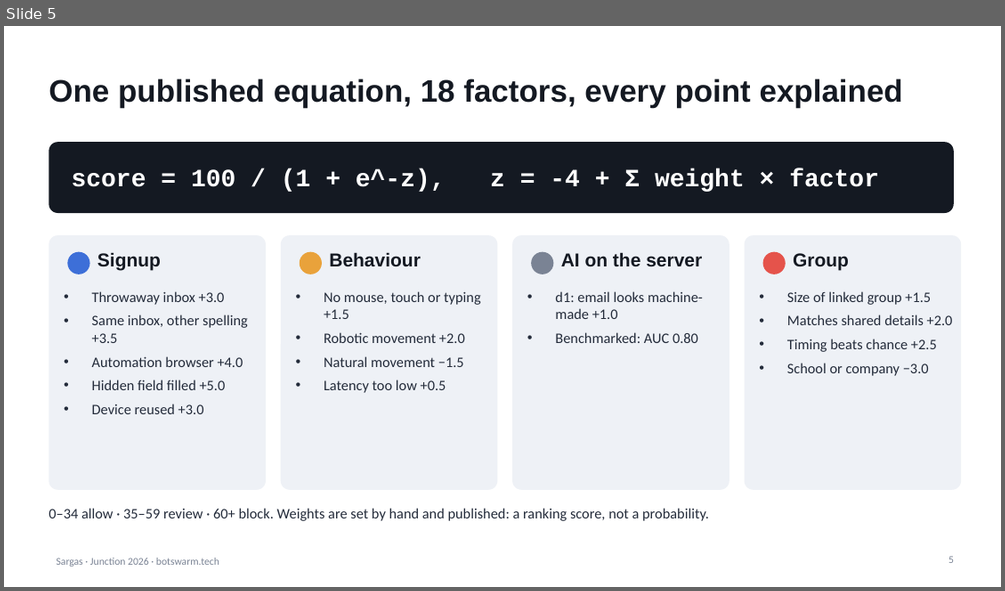
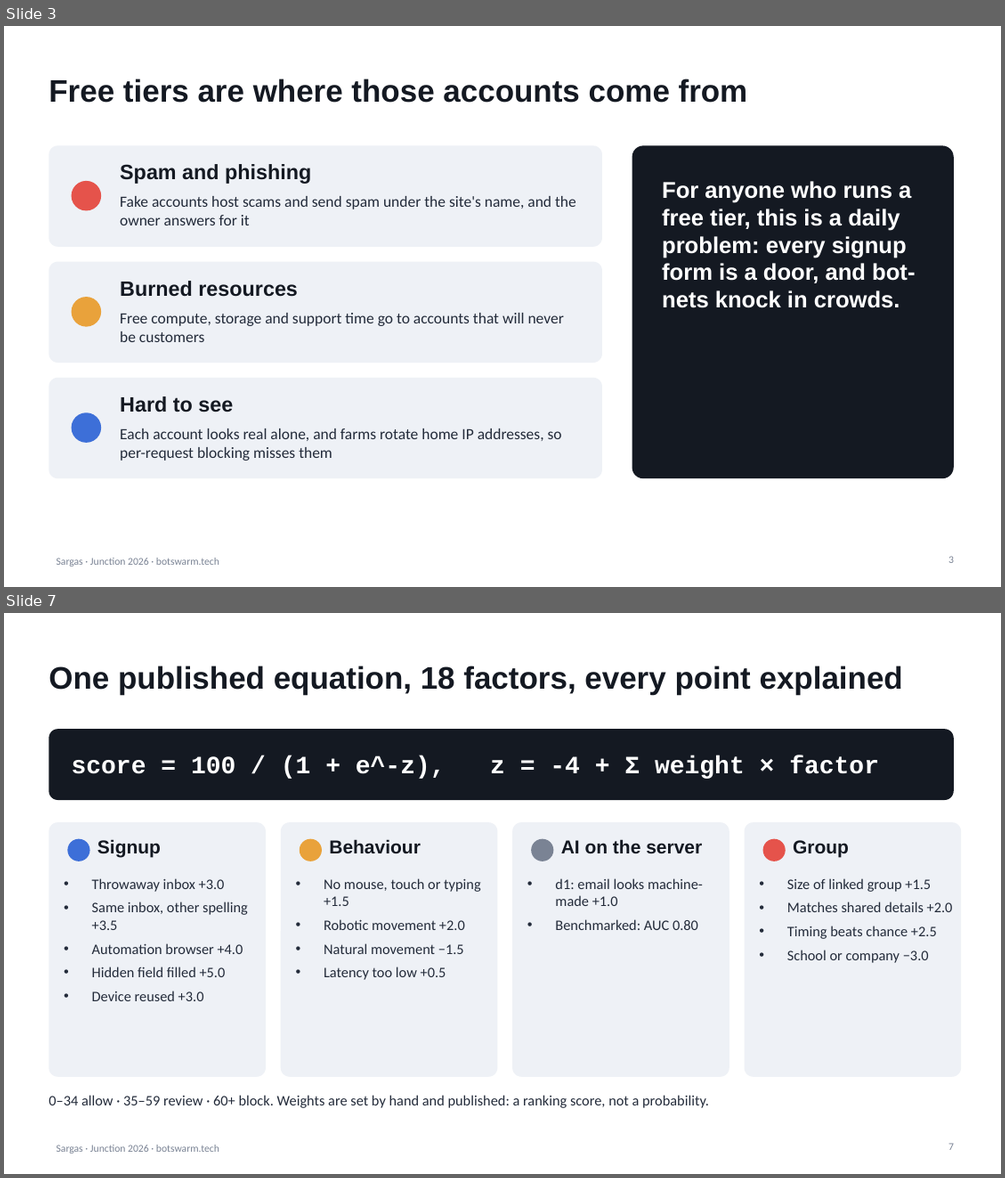
Before and after one commit to cnordenb/Junction2026_Nuada-Ilmari, a slide deck: docs/Sargas.pptx. Shown one above the other, each under a label of ours: slide 5 before the commit, slides 3 and 7 after it; the slides between them are not shown. The pictures are 1005x591 and 1005x1178 pixels, drawn with LibreOffice and Linux fonts; fonts in the diff are those of the drawing. Boxes give left, top, right and bottom in pixels: in the first picture for what was removed or moved away, otherwise in the second. Text is boxed around its words. In the diff, an @@ line names an element or a change of style, - is before the commit and + after.

```diff
--- a/docs/Sargas.pptx
+++ b/docs/Sargas.pptx
@@ slide 3 added at <box>4,26,1001,587</box>, background #FFFFFF; not listed: 1 template element that a slide beside it also shows @@
@@ title added at <box>48,79,748,103</box>, 30 pt, text #141922, bold @@
+Free tiers are where those accounts come from
@@ rounded rectangle added at <box>48,145,602,247</box>, fill #EEF1F6 @@
@@ rounded rectangle added at <box>632,145,954,478</box>, fill #141922 @@
@@ ellipse added at <box>72,181,101,211</box>, fill #E5534B @@
@@ text added at <box>120,164,311,184</box>, 20 pt, text #141922, bold @@
+Spam and phishing
@@ text added at <box>662,181,914,308</box>, 22 pt, text #FFFFFF, bold @@
+For anyone who runs a free tier, this is a daily problem: every signup form is a door, and bot-nets knock in crowds.
@@ text added at <box>120,196,576,225</box>, 15 pt, text #232B3A @@
+Fake accounts host scams and send spam under the site's name, and the owner answers for it
@@ rounded rectangle added at <box>48,262,602,362</box>, fill #EEF1F6 @@
@@ text added at <box>120,281,298,297</box>, 20 pt, text #141922, bold @@
+Burned resources
@@ ellipse added at <box>72,297,101,327</box>, fill #E9A23B @@
@@ text added at <box>120,313,564,342</box>, 15 pt, text #232B3A @@
+Free compute, storage and support time go to accounts that will never be customers
@@ rounded rectangle added at <box>48,378,602,478</box>, fill #EEF1F6 @@
@@ text added at <box>120,396,233,412</box>, 20 pt, text #141922, bold @@
+Hard to see
@@ ellipse added at <box>72,412,101,443</box>, fill #3D6FD8 @@
@@ text added at <box>120,428,562,460</box>, 15 pt, text #232B3A @@
+Each account looks real alone, and farms rotate home IP addresses, so per-request blocking misses them
@@ page number added at <box>948,556,954,563</box>, 10 pt, text #7A8394 @@
+3
@@ what was slide 5 is now slide 7 @@
@@ page number at <box>948,1143,954,1150</box>: text changed @@
-5
+7
```
Also in this commit, not shown: 5 slides changed, 3 other slides added, 2 slides removed, 10 other files.
